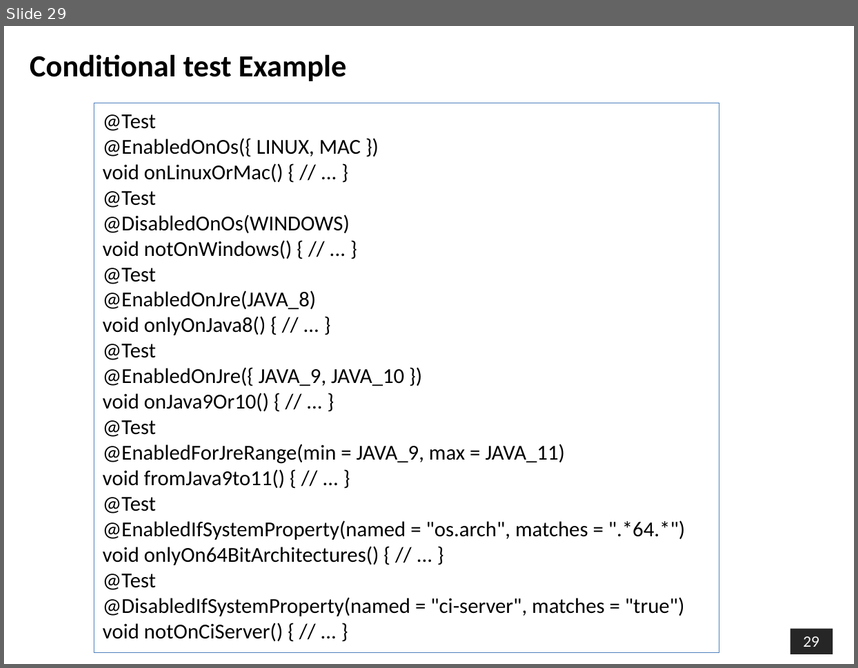
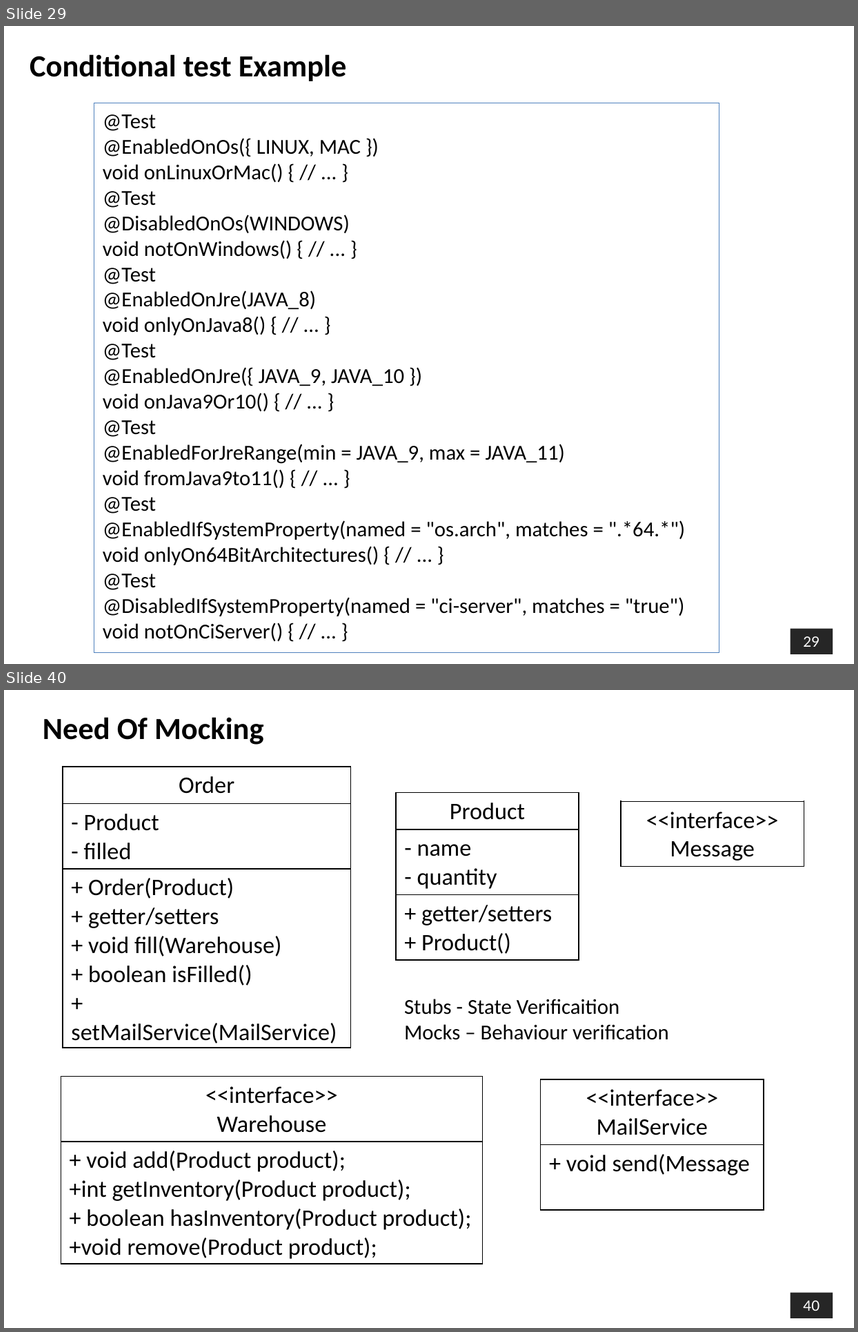
Before and after one commit to shalini06mittal/ConcertoTraining, a slide deck: ppts/Junit/Junit5.pptx. Shown one above the other, each under a label of ours: slide 29 before the commit, slides 29 and 40 after it; the slides between them are not shown. The pictures are 858x668 and 858x1332 pixels, drawn with LibreOffice and Linux fonts; fonts in the diff are those of the drawing; background and template pictures are left out. Boxes give left, top, right and bottom in pixels: in the first picture for what was removed or moved away, otherwise in the second. Text is boxed around its words. In the diff, an @@ line names an element or a change of style, - is before the commit and + after.

```diff
--- a/ppts/Junit/Junit5.pptx
+++ b/ppts/Junit/Junit5.pptx
@@ slide 40 added at (4, 690, 854, 1328), background picture (left out); not listed: 1 template element that a slide beside it also shows @@
@@ text added at (43, 717, 264, 745), 26 pt, text #000000, bold @@
+Need Of Mocking
@@ table added at (63, 767, 351, 1047), 3 rows, 1 columns @@
+Order
+- Product / - filled
++ Order(Product) / + getter/setters / + void fill(Warehouse) / + boolean isFilled() / + setMailService(MailService)
@@ table added at (396, 793, 579, 960), 3 rows, 1 columns @@
+Product
+- name / - quantity
++ getter/setters / + Product()
@@ table added at (621, 801, 804, 867), 1 rows, 1 columns @@
+<<interface>> / Message
@@ text added at (404, 998, 669, 1040), 18 pt, text #000000 @@
+Stubs - State Verificaition
+Mocks – Behaviour verification
@@ table added at (61, 1076, 483, 1263), 2 rows, 1 columns @@
+<<interface>> / Warehouse
++ void add(Product product); / +int getInventory(Product product); / + boolean hasInventory(Product product); / +void remove(Product product);
@@ table added at (540, 1079, 763, 1210), 2 rows, 1 columns @@
+<<interface>> / MailService
++ void send(Message
```
Also in this commit, not shown: 31 other slides added, 33 other files.
